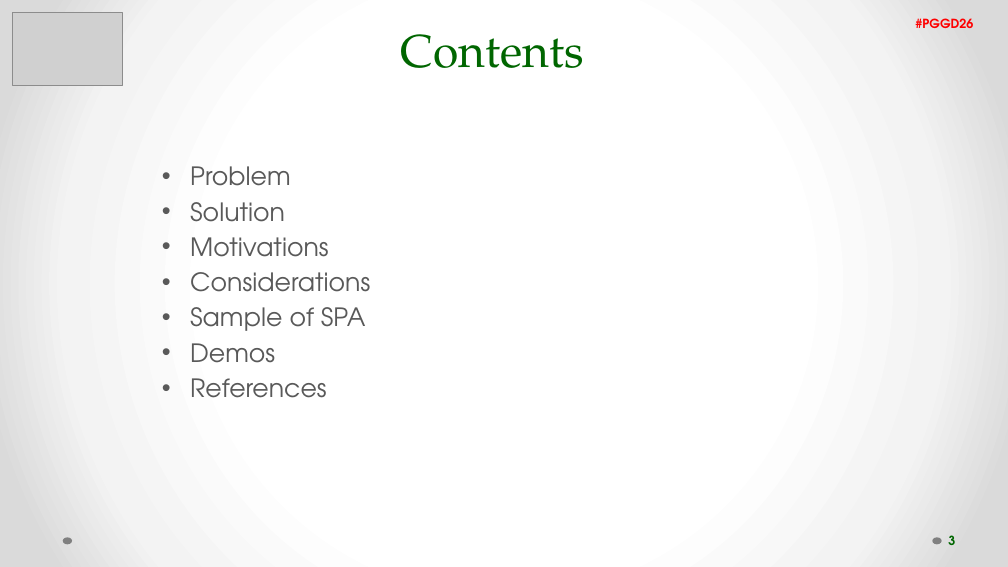
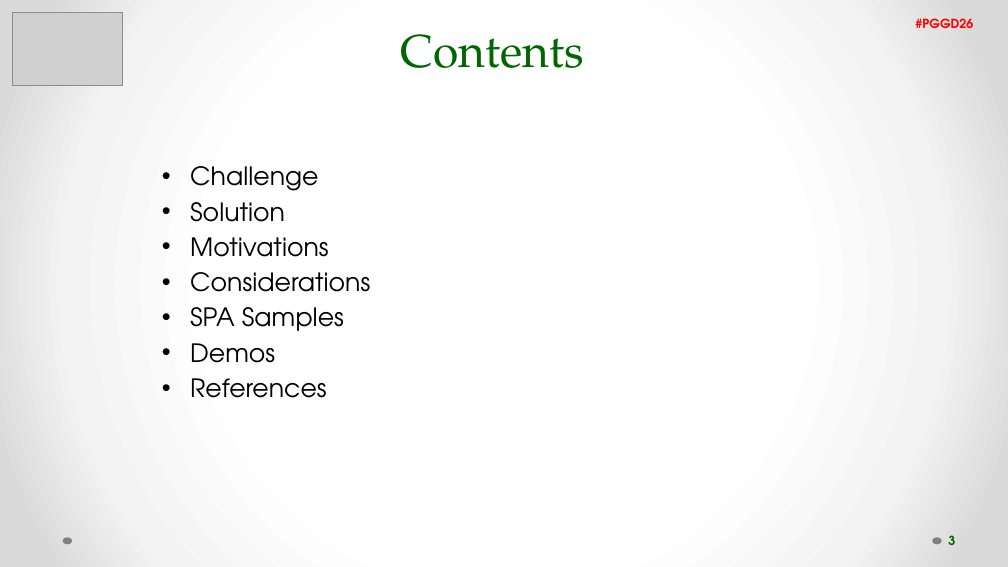
Before and after one commit to filipavm/PGGD26, a slide deck: slide 3 of The power of SPA.pptx. Drawn at 1008x567 pixels with LibreOffice and Linux fonts; fonts in the diff are those of the drawing; grey boxes stand for pictures. Boxes give left, top, right and bottom in pixels: in the first picture for what was removed or moved away, otherwise in the second. Text is boxed around its words. In the diff, an @@ line names an element or a change of style, - is before the commit and + after.

```diff
--- a/The power of SPA.pptx
+++ b/The power of SPA.pptx
@@ text at <box>190,166,318,191</box>: text changed; text colour #595959 to #000000 @@
-• Problem
+• Challenge
@@ text at <box>190,202,370,398</box>: text colour #595959 to #000000 in "Solution", "Motivations", "Considerations", "Demos" and 1 more places @@
@@ text at <box>190,307,344,331</box>: text changed; text colour #595959 to #000000 @@
-• Sample of SPA
+• SPA Samples
```
Also in this commit, not shown: 10 other slides changed, 3 slides added, 1 slide removed.
